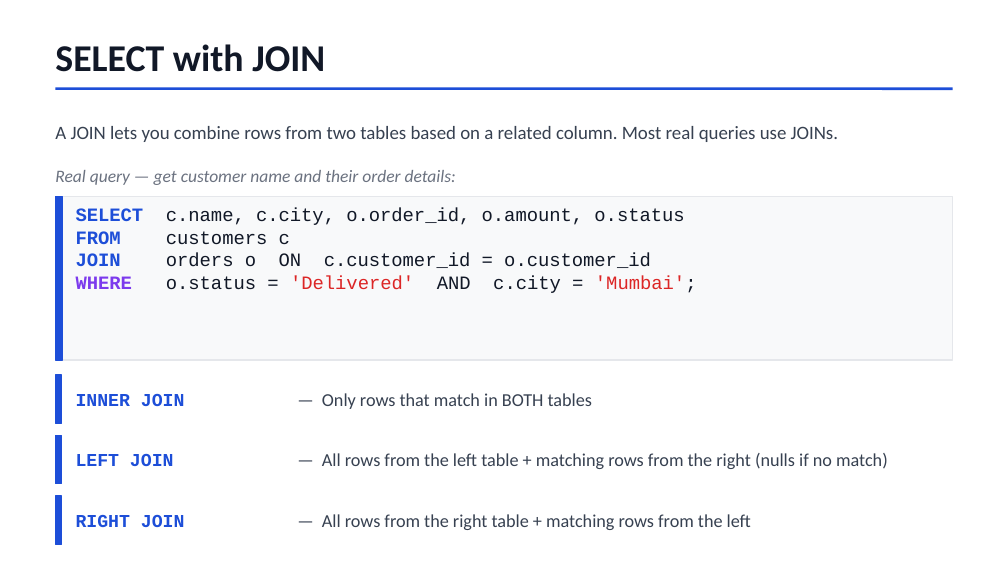
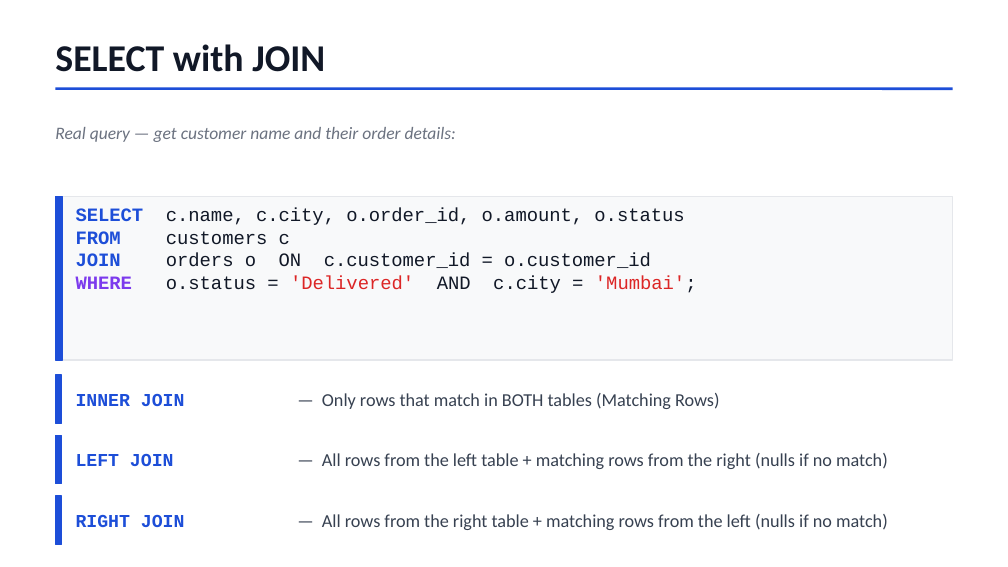
Before and after one commit to Prateekgupta-08/DQL-Command-Technical-Presentation, a slide deck: slide 4 of Prateek_SQL_DQL_Select_Command.pptx (slide 7 before the commit). Drawn at 1008x567 pixels with LibreOffice and Linux fonts; fonts in the diff are those of the drawing. Boxes give left, top, right and bottom in pixels: in the first picture for what was removed or moved away, otherwise in the second. Text is boxed around its words. In the diff, an @@ line names an element or a change of style, - is before the commit and + after.

```diff
--- a/Prateek_SQL_DQL_Select_Command.pptx
+++ b/Prateek_SQL_DQL_Select_Command.pptx
@@ text "Real query — get customer ...": place and size @@
-text "Real query — get customer ..." at [55, 170, 456, 185]
+text "Real query — get customer ..." at [55, 127, 456, 142]
@@ text removed at [55, 126, 838, 142] @@
-A JOIN lets you combine rows from two tables based on a related column. Most real queries use JOINs.
@@ text at [322, 393, 719, 409]: text changed @@
-— Only rows that match in BOTH tables
+— Only rows that match in BOTH tables (Matching Rows)
@@ text at [322, 514, 888, 530]: text changed @@
-— All rows from the right table + matching rows from the left
+— All rows from the right table + matching rows from the left (nulls if no match)
```
Also in this commit, not shown: 4 other slides changed, 2 slides added, 2 slides removed.
